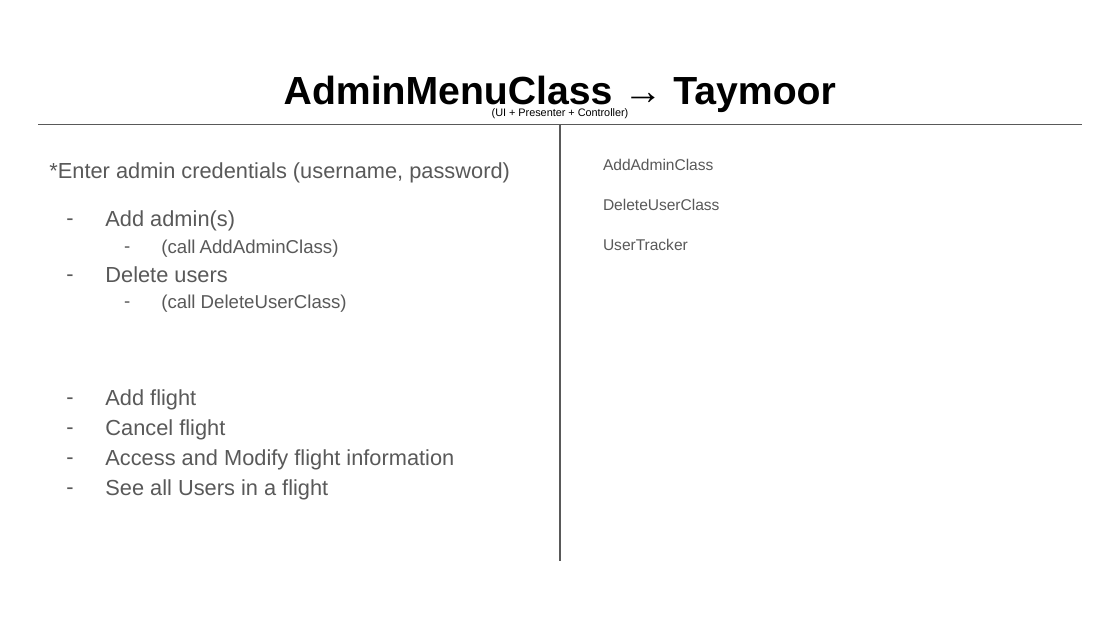
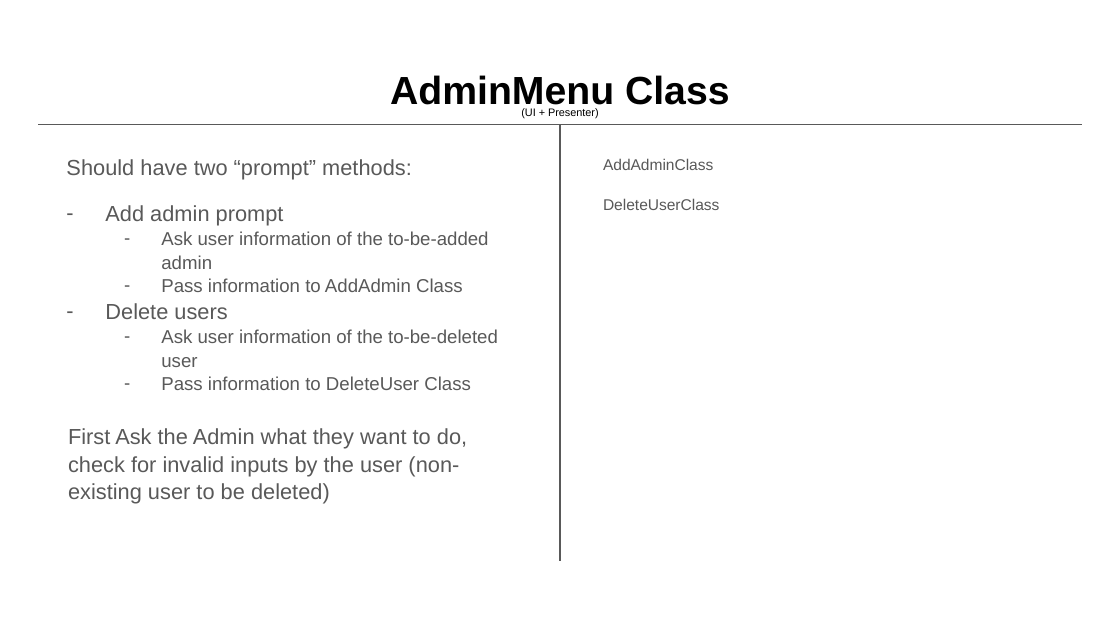
Before and after one commit to hud9925/FlightManager, a slide deck: slide 5 of phase0/CRC Model.pptx. Drawn at 1120x630 pixels with LibreOffice and Linux fonts; fonts in the diff are those of the drawing. Boxes give left, top, right and bottom in pixels: in the first picture for what was removed or moved away, otherwise in the second. Text is boxed around its words. In the diff, an @@ line names an element or a change of style, - is before the commit and + after.

```diff
--- a/phase0/CRC Model.pptx
+++ b/phase0/CRC Model.pptx
@@ title at box(390, 75, 730, 112): text changed @@
-AdminMenuClass → Taymoor
+AdminMenu Class
@@ text at box(521, 108, 599, 118): text changed @@
-(UI + Presenter + Controller)
+(UI + Presenter)
@@ text at box(66, 159, 488, 292): text changed; size 14 to 12 pt @@
-*Enter admin credentials (username, password)
-– Add admin(s)
-  – (call AddAdminClass)
+Should have two “prompt” methods:
+– Add admin prompt
+  – Ask user information of the to-be-added admin
+  – Pass information to AddAdmin Class
@@ text at box(603, 238, 688, 250): paragraph removed @@
-UserTracker
@@ text at box(68, 329, 498, 504): text changed @@
-  – (call DeleteUserClass)
-– Add flight
-– Cancel flight
-– Access and Modify flight information
-– See all Users in a flight
+  – Ask user information of the to-be-deleted user
+  – Pass information to DeleteUser Class
+First Ask the Admin what they want to do, check for invalid inputs by the user (non-existing user to be deleted)
@@ text at box(105, 303, 227, 319): line spacing 1.15 to 1.05 @@
```
Also in this commit, not shown: 13 other slides changed, 1 slide added.
